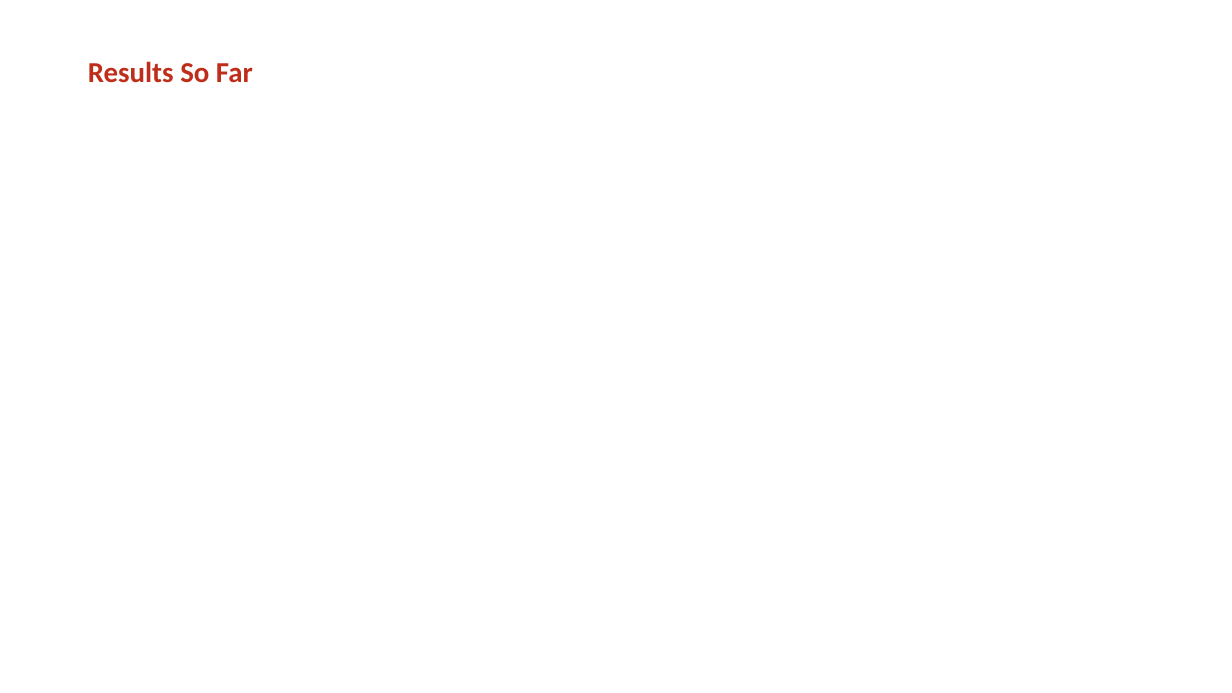
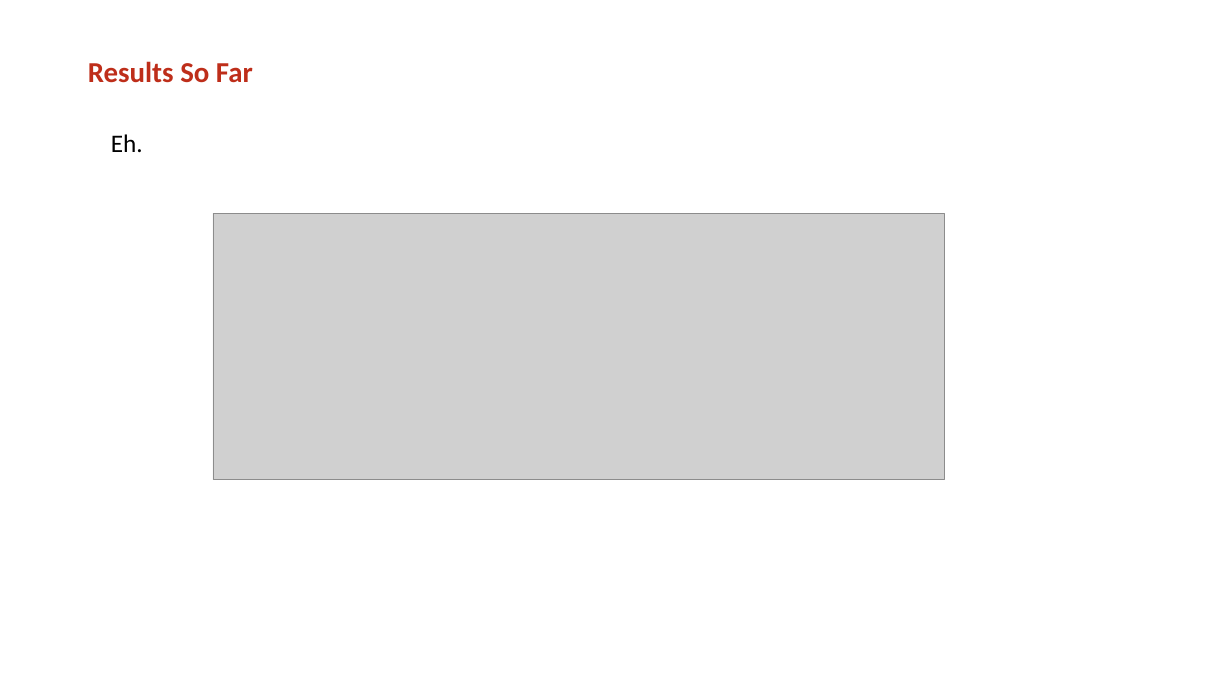
Before and after one commit to jeffluppes/ISMI2018, a slide deck: slide 11 of Project/Presentation/Mid_term_presentation.pptx. Drawn at 1232x693 pixels with LibreOffice and Linux fonts; fonts in the diff are those of the drawing; grey boxes stand for pictures; background and template pictures are left out. Boxes give left, top, right and bottom in pixels: in the first picture for what was removed or moved away, otherwise in the second. Text is boxed around its words. In the diff, an @@ line names an element or a change of style, - is before the commit and + after.

```diff
--- a/Project/Presentation/Mid_term_presentation.pptx
+++ b/Project/Presentation/Mid_term_presentation.pptx
@@ text added at bbox=[111, 134, 143, 152], 28 pt, text #000000 @@
+  Eh.
@@ picture added at bbox=[213, 213, 944, 479] @@
```
Also in this commit, not shown: 8 other slides changed.
